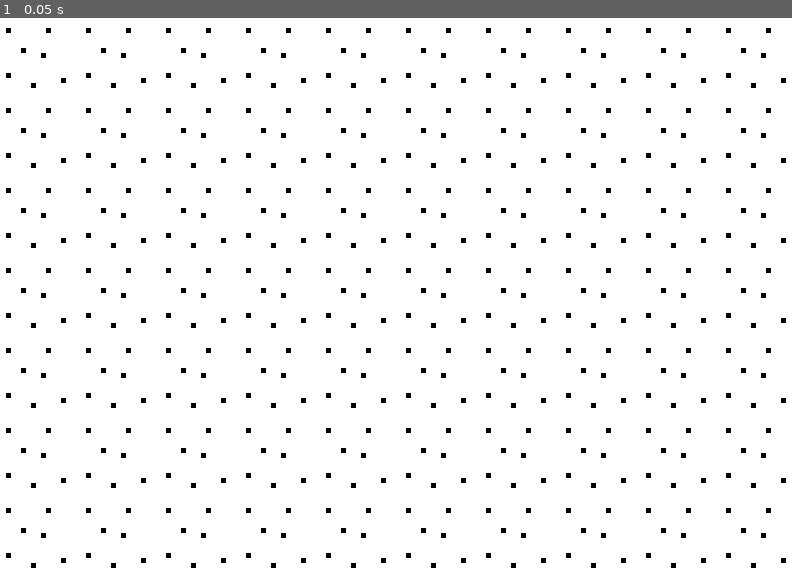
Above: before the commit, frame 1.
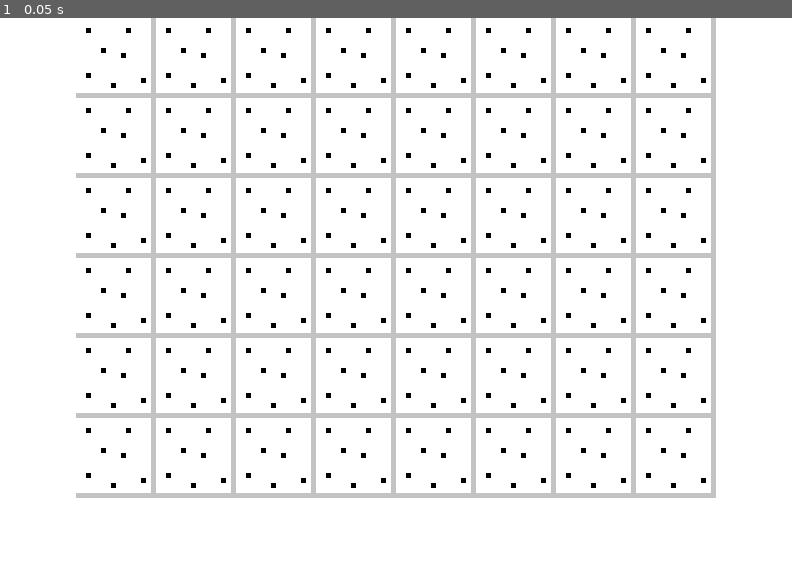
Above: after the commit, the same moment.

Repository: Saf-bonesman/bone-wars-proto-1
Game: Godot game, scene res://scenes/Board.tscn
The game is run twice, just before and just after one commit, with the same random seed, the same clock (stepped at 60 frames per second) and the same inputs. Before the commit the project has no main scene; this scene is started directly in both runs.
Inputs:
- Up to frame 1 (0.05 s): no input

The runs differ from the first frame. In frame 1, 9.3% of the frame differs, in the area x 0-100%, y 0-99%.

Commit message:
edit board to start messing around w movement

Diff:
--- a/project.godot
+++ b/project.godot
@@ -11,6 +11,7 @@
 [application]
 
 config/name="Bone Wars Proto1"
+run/main_scene="uid://bv7qirvlnssu7"
 config/features=PackedStringArray("4.7", "GL Compatibility")
 config/icon="res://icon.svg"
 
--- a/scripts/board.gd
+++ b/scripts/board.gd
@@ -1,8 +1,8 @@
 extends Node2D
 
 ## generates and draws a board state
-@export var board_width : int = 10
-@export var board_height : int = 7
+@export var board_width : int = 8
+@export var board_height : int = 6
 @export var terrain : TileMapLayer
 const tileSize = 16
 var board : Dictionary = {}
@@ -22,7 +22,7 @@
 			var Location = Marker2D.new()
 			Location.position.y = y * tileSize
 			Location.position.x = x * tileSize
-			board[Vector2i (x,y)] = Cell
+			board[Vector2i (x+1,y)] = Cell
 
 ## actually draw the tiles
 func redraw_board() -> void:
Binary file changed: assets/saffs_placeholder_assets_holder/groundplaceholder.png
